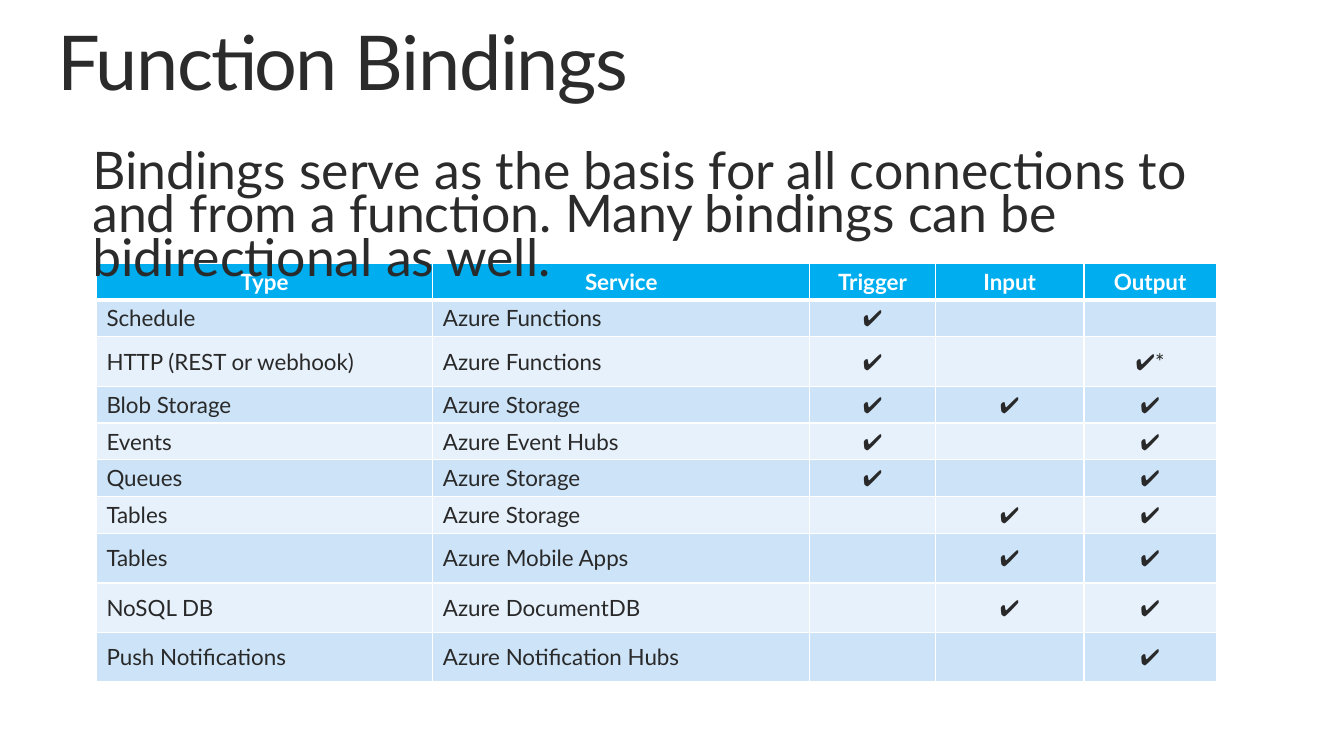
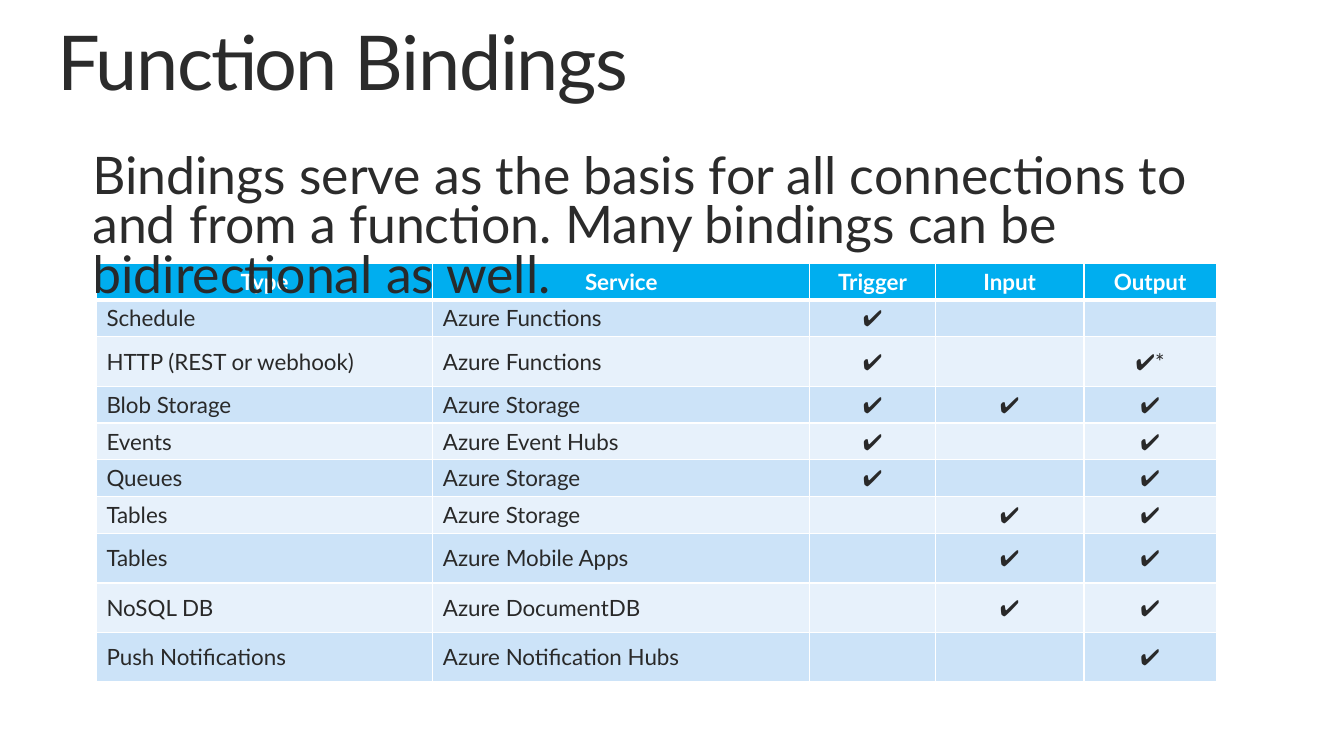
Before and after one commit to MSRConnections/Azure-training-course, a slide deck: slide 10 of Content/Functions/Azure Functions.pptx. Drawn at 1344x756 pixels with LibreOffice and Linux fonts; fonts in the diff are those of the drawing. Boxes give left, top, right and bottom in pixels: in the first picture for what was removed or moved away, otherwise in the second. Text is boxed around its words. In the diff, an @@ line names an element or a change of style, - is before the commit and + after.

```diff
--- a/Content/Functions/Azure Functions.pptx
+++ b/Content/Functions/Azure Functions.pptx
@@ text "Bindings serve as the basis ..." at (92,156,1187,303): line spacing 0.7 to 0.8 @@
```
Also in this commit, not shown: 3 other slides changed, 9 other files.
